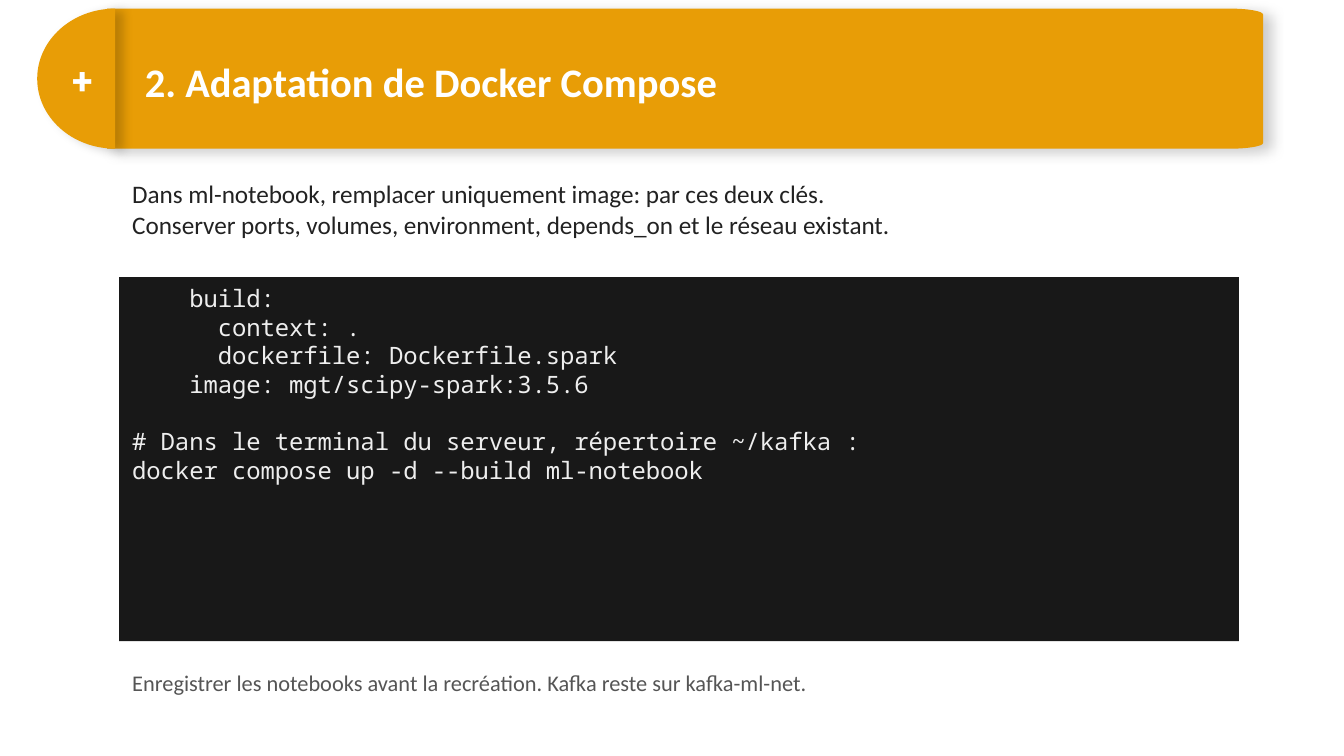
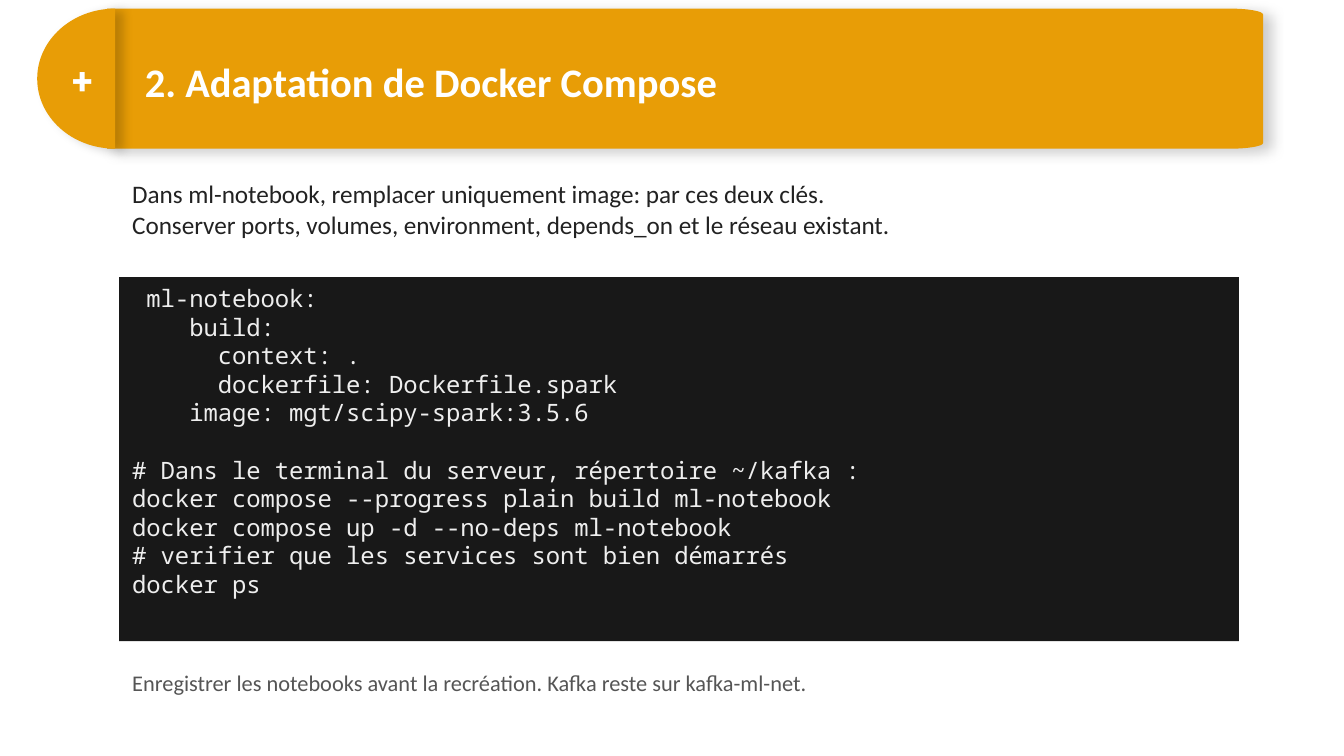
Before and after one commit to DARGOUARCH/spark_formation, a slide deck: slide 30 of 12 bis - Exercice-Kafka-Spark-Streaming.pptx. Drawn at 1344x756 pixels with LibreOffice and Linux fonts; fonts in the diff are those of the drawing. Boxes give left, top, right and bottom in pixels: in the first picture for what was removed or moved away, otherwise in the second. Text is boxed around its words. In the diff, an @@ line names an element or a change of style, - is before the commit and + after.

```diff
--- a/12 bis - Exercice-Kafka-Spark-Streaming.pptx
+++ b/12 bis - Exercice-Kafka-Spark-Streaming.pptx
@@ text in rectangle at (x1=146, y1=289, x2=317, y2=308): paragraph added @@
+ml-notebook:
@@ text in rectangle at (x1=132, y1=489, x2=831, y2=599): text changed @@
-docker compose up -d --build ml-notebook
+docker compose --progress plain build ml-notebook
+docker compose up -d --no-deps ml-notebook
+# verifier que les services sont bien démarrés
+docker ps
```
Also in this commit, not shown: 2 other slides changed.
